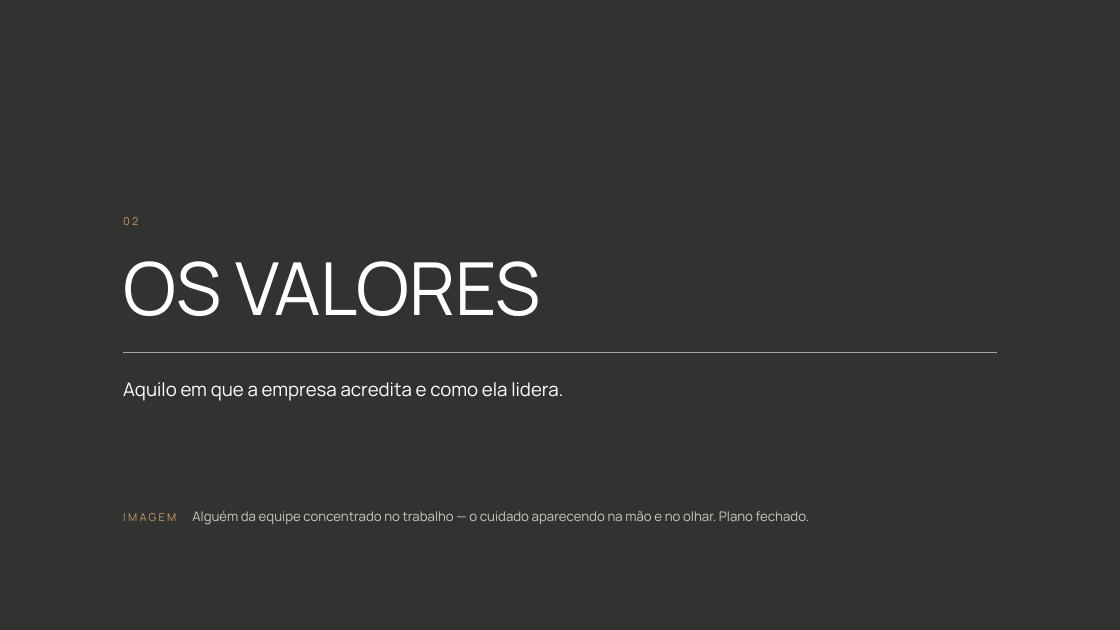
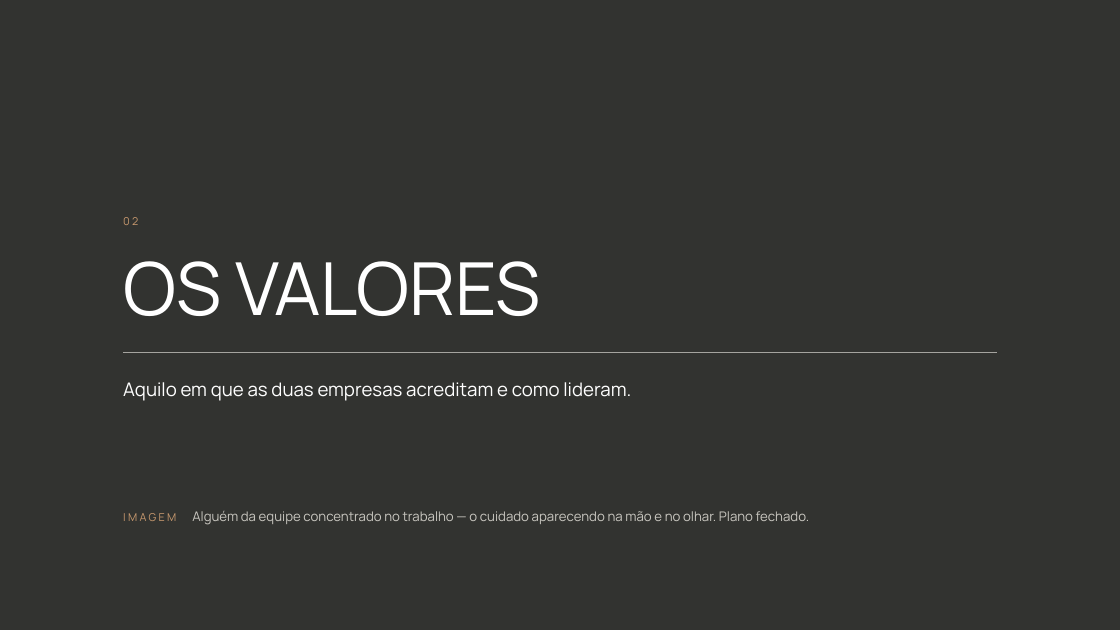
Before and after one commit to kellyalbertkabrand/Apresentacao_Revelacao_de_Essencia, a slide deck: slide 8 of clientes/flavia-muccelin/Cultura-Organizacional-Forma-e-My-Home.pptx. Drawn at 1120x630 pixels with LibreOffice and Linux fonts; fonts in the diff are those of the drawing; background and template pictures are left out; a plain dark background stands for a picture behind light text. Boxes give left, top, right and bottom in pixels: in the first picture for what was removed or moved away, otherwise in the second. Text is boxed around its words. In the diff, an @@ line names an element or a change of style, - is before the commit and + after.

```diff
--- a/clientes/flavia-muccelin/Cultura-Organizacional-Forma-e-My-Home.pptx
+++ b/clientes/flavia-muccelin/Cultura-Organizacional-Forma-e-My-Home.pptx
@@ text at [123,382,631,401]: text changed @@
-Aquilo em que a empresa acredita e como ela lidera.
+Aquilo em que as duas empresas acreditam e como lideram.
```
Also in this commit, not shown: 5 other slides changed, 3 other files.
